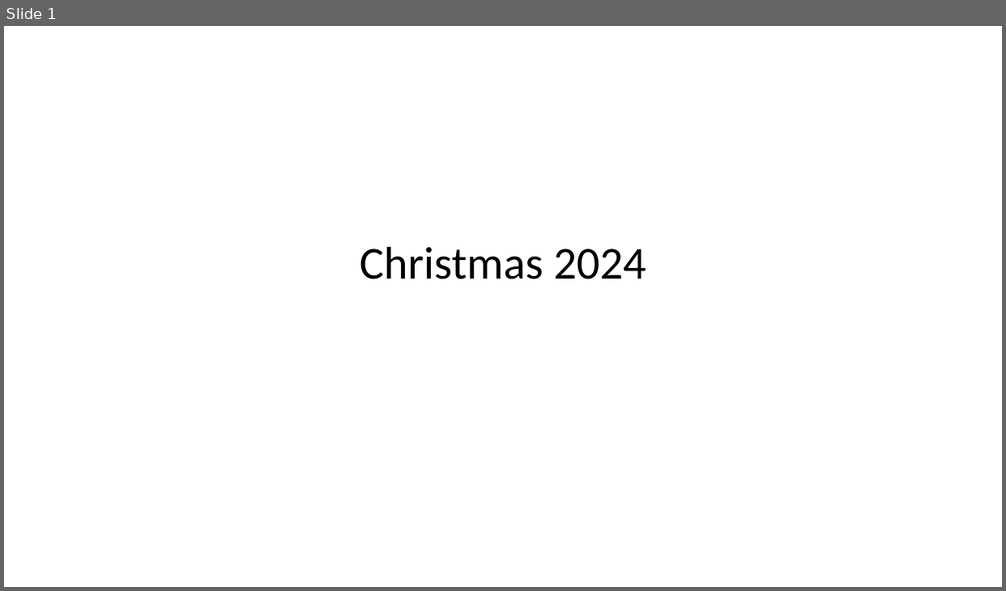
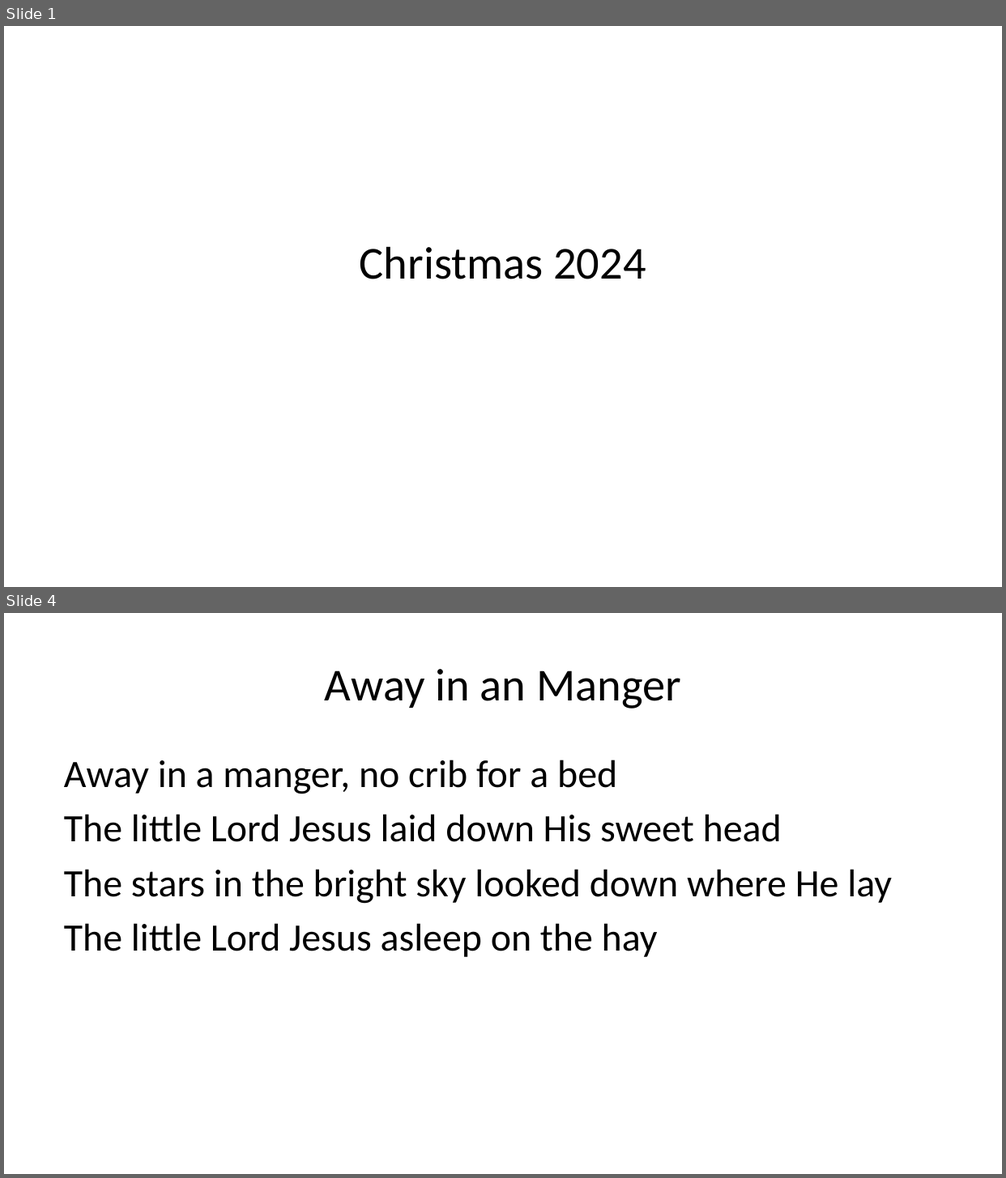
Before and after one commit to jcsalo/patient_education, a slide deck: christmas2004.pptx. Shown one above the other, each under a label of ours: slide 1 before the commit, slides 1 and 4 after it; the slides between them are not shown. The pictures are 1006x591 and 1006x1178 pixels, drawn with LibreOffice and Linux fonts; fonts in the diff are those of the drawing. Boxes give left, top, right and bottom in pixels: in the first picture for what was removed or moved away, otherwise in the second. Text is boxed around its words. In the diff, an @@ line names an element or a change of style, - is before the commit and + after.

```diff
--- a/christmas2004.pptx
+++ b/christmas2004.pptx
@@ slide 4 added at [4, 613, 1002, 1174], background #FFFFFF @@
@@ title added at [325, 669, 681, 709], 33 pt, text #000000 @@
+Away in an Manger
@@ text added at [64, 760, 892, 957], 28 pt, text #000000 @@
+Away in a manger, no crib for a bed
+The little Lord Jesus laid down His sweet head
+The stars in the bright sky looked down where He lay
+The little Lord Jesus asleep on the hay
```
Also in this commit, not shown: 11 other slides added, 41 other files.
